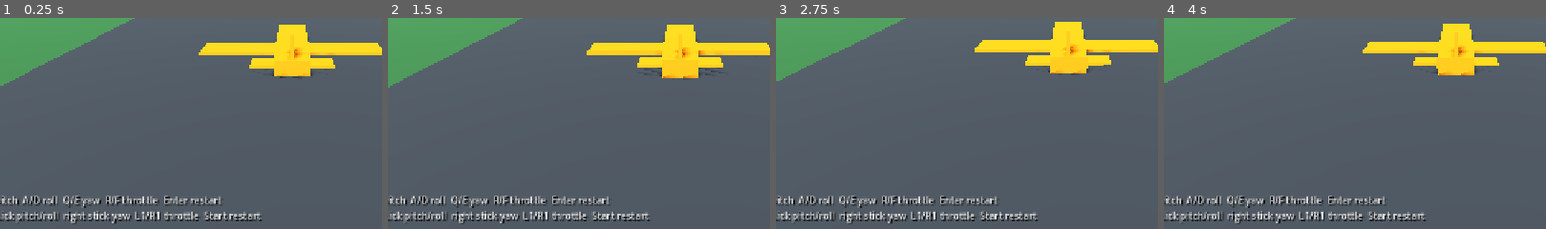
Above: before the commit, frames 1-4 (left to right).
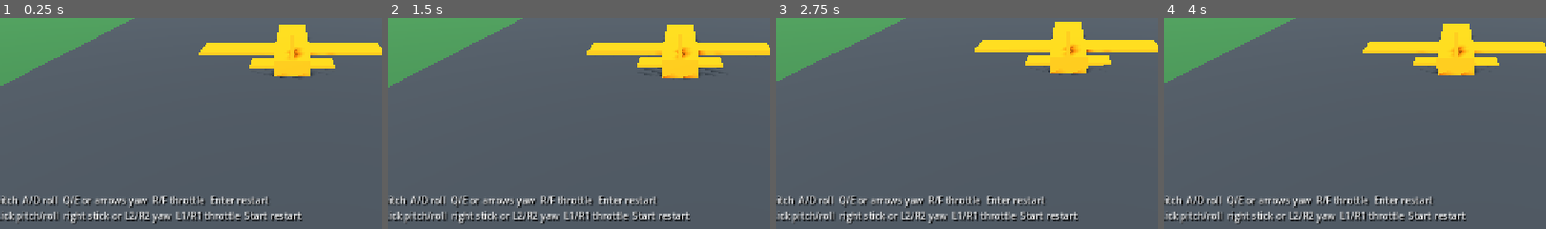
Above: after the commit, the same moments.

Repository: imanoliri/open-odyssey
Game: Godot game, scene res://scenes/main.tscn
The game is run twice, just before and just after one commit, with the same random seed, the same clock (stepped at 60 frames per second) and the same inputs.
Inputs (mouse positions are % of the whole screen's width and height, from its top left):
- Up to frame 1 (0.25 s): no input
- Up to frame 2 (1.5 s): tap Enter (restart) at 0.5, 1.25 s; move the mouse to (72, 44) at 0.52 s; hold E (yaw_right) 0.53-1.25 s; click (72, 44) at 0.67 s; drag from (30, 54) to (45, 69) at 1.27 s
- Up to frame 3 (2.75 s): tap Enter (restart) at 2 s; move the mouse to (60, 27) at 2.02 s; hold E (yaw_right) from 2.03 s (still down)
- Up to frame 4 (4 s): release E (yaw_right) at 2.75 s; tap Enter (restart) at 2.75, 3.5 s; drag from (45, 69) to (20, 34) at 2.77 s; move the mouse to (80, 64) at 3.52 s; hold Q (yaw_left) from 3.53 s (still down)
The pictures show only the part of the screen within x 12-62%, y 50-100%; the shares and areas given below are measured in that part.

The runs differ from the first frame. In frame 1, 2.8% of the frame differs, in the area x 21-80%, y 84-98%; in frame 2, 2.8%; in frame 3, 2.8%; in frame 4, 2.8%.

Commit message:
Add trigger and keyboard yaw controls

Diff:
--- a/game/scenes/main.tscn
+++ b/game/scenes/main.tscn
@@ -168,4 +168,4 @@
 theme_override_constants/shadow_offset_x = 2
 theme_override_constants/shadow_offset_y = 2
 theme_override_font_sizes/font_size = 16
-text = "Keyboard: W/S pitch  A/D roll  Q/E yaw  R/F throttle  Enter restart\nGamepad: left stick pitch/roll  right stick yaw  L1/R1 throttle  Start restart"
+text = "Keyboard: W/S pitch  A/D roll  Q/E or arrows yaw  R/F throttle  Enter restart\nGamepad: left stick pitch/roll  right stick or L2/R2 yaw  L1/R1 throttle  Start restart"
--- a/game/scripts/main.gd
+++ b/game/scripts/main.gd
@@ -8,6 +8,8 @@
 	_add_key_action("roll_right", KEY_D)
 	_add_key_action("yaw_left", KEY_Q)
 	_add_key_action("yaw_right", KEY_E)
+	_add_key_action("yaw_left", KEY_LEFT)
+	_add_key_action("yaw_right", KEY_RIGHT)
 	_add_key_action("throttle_up", KEY_R)
 	_add_key_action("throttle_down", KEY_F)
 	_add_key_action("restart", KEY_ENTER)
@@ -20,6 +22,8 @@
 	_add_joy_axis_action("roll_right", JOY_AXIS_LEFT_X, -1.0)
 	_add_joy_axis_action("yaw_left", JOY_AXIS_RIGHT_X, -1.0)
 	_add_joy_axis_action("yaw_right", JOY_AXIS_RIGHT_X, 1.0)
+	_add_joy_axis_action("yaw_left", JOY_AXIS_TRIGGER_LEFT, 1.0)
+	_add_joy_axis_action("yaw_right", JOY_AXIS_TRIGGER_RIGHT, 1.0)
 	_add_joy_button_action("throttle_down", JOY_BUTTON_LEFT_SHOULDER)
 	_add_joy_button_action("throttle_up", JOY_BUTTON_RIGHT_SHOULDER)
 	_add_joy_button_action("restart", JOY_BUTTON_START)
Not shown, changed: README.md
